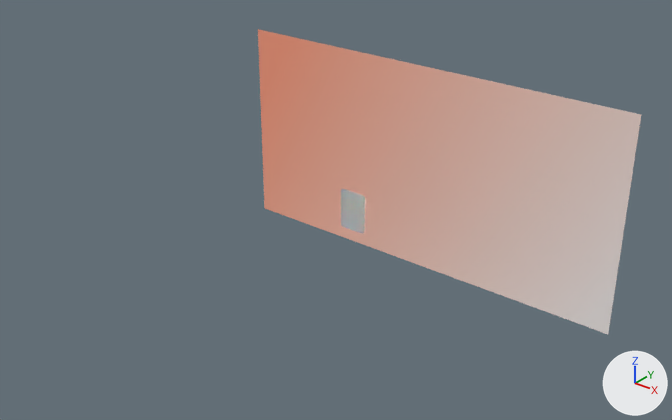
What one commit did to the Blender file 1.MASTER/Lavanti_Ciudades_Master.blend.
Both versions are drawn from a 50 mm lens placed at (54.7, -83.9, 55.6), pointed at (4.1, -20.6, 16.3). Lighting does not change. The marker at lower right points along +X, +Y and +Z.

Objects in the first picture: 'Plane', 'Tarjeta'.
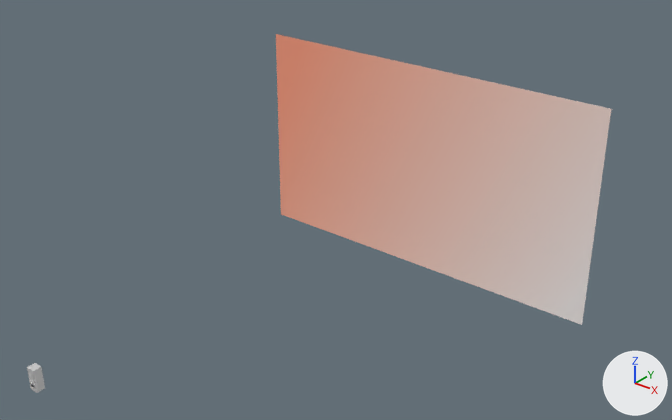
Diff of the bpy script that builds the scene:
```diff
--- a/1.MASTER/Lavanti_Ciudades_Master.blend.py
+++ b/1.MASTER/Lavanti_Ciudades_Master.blend.py
@@ mat_tambor_2 @@
+mat_tambor_2 = bpy.data.materials.new('Tambor 2')
+# nodes: BsdfPrincipled, Bump, Mapping, OutputMaterial, TexCoord, TexVoronoi, ValToRGB
+# colours: dark grey #666666, white #ffffff, grey #7c7c7c, black #000000
@@ mat_vidrio @@
+mat_vidrio = bpy.data.materials.new('Vidrio')
+# nodes: BsdfGlass, BsdfTransparent, Fresnel, Math, MixShader, OutputMaterial
+# colours: white #f2f2f2
@@ ob_plane @@
 ob_plane = bpy.data.objects.new('Plane', me_plane)
-ob_plane.location = (0.0, 0.0, 12.47)
-ob_plane.rotation_euler = (1.571, 0.0, 0.0)  # degrees (90, 0, 0)
-ob_plane.scale = (24.9, 12.5, 8.32)
+ob_plane.location = (0.0, 0.0, 12.43)
+ob_plane.rotation_euler = (1.571, 0.0, 6.283)  # degrees (90, 0, 360)
+ob_plane.scale = (21.9, 12.4, 8.32)
@@ ob_tarjeta @@
 ob_tarjeta.scale = (2.5, 2.5, 2.5)
+ob_tarjeta.hide_render = True
@@ ob_tambor @@
+ob_tambor = bpy.data.objects.new('Tambor', me_cube_002)  # 1089 vertices, 1024 faces; spans x -0.295..0.295, y -0.416..0.245, z 0.261..0.851; in mat_tambor (white #e7e7e7); modifiers BEVEL
+ob_tambor.location = (-0.18, -52.23, 11.6)
@@ ob_secadora @@
+ob_secadora = bpy.data.objects.new('Secadora', me_cube_001)  # 220 vertices, 203 faces; spans x -0.416..0.416, y -0.369..0.369, z 1.089..2.037; in mat_blanco_principal (white #e7e7e7); modifiers BEVEL
+ob_secadora.location = (-0.18, -52.23, 11.6)
@@ ob_lavadora @@
+ob_lavadora = bpy.data.objects.new('Lavadora', me_cube)  # 821 vertices, 808 faces; spans x -0.416..0.416, y -0.369..0.369, z 0.005..1.089; in mat_blanco_principal (white #e7e7e7), mat_panel_pantalla (its picture is missing), mat_panel_1 (white #e7e7e7), mat_panel_2 (white #e7e7e7); modifiers BEVEL
+ob_lavadora.location = (-0.18, -52.23, 11.6)
```

Location of each change, (x1, y1, x2, y2) in pixels of the pictures (672 x 420 px):
'Plane', moved, turned, rescaled: before (258, 29, 641, 334); after (276, 34, 611, 325)
'Tarjeta', hidden: before (341, 189, 365, 234)
'Secadora', added: after (27, 363, 43, 381)
'Lavadora', added: after (29, 377, 45, 393)
    faces in mat_blanco_principal (white #e7e7e7): (29, 377, 45, 393)
